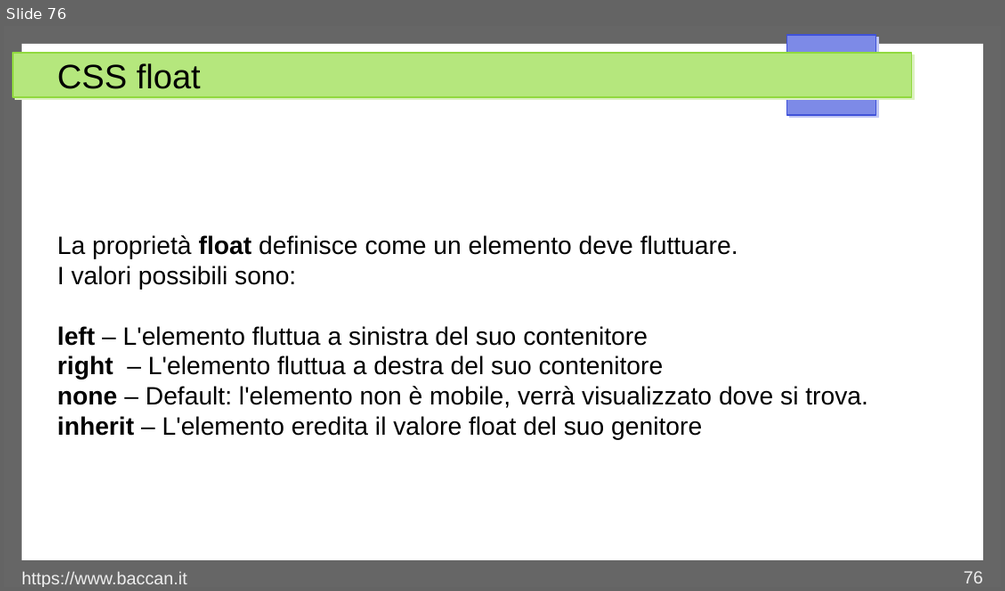
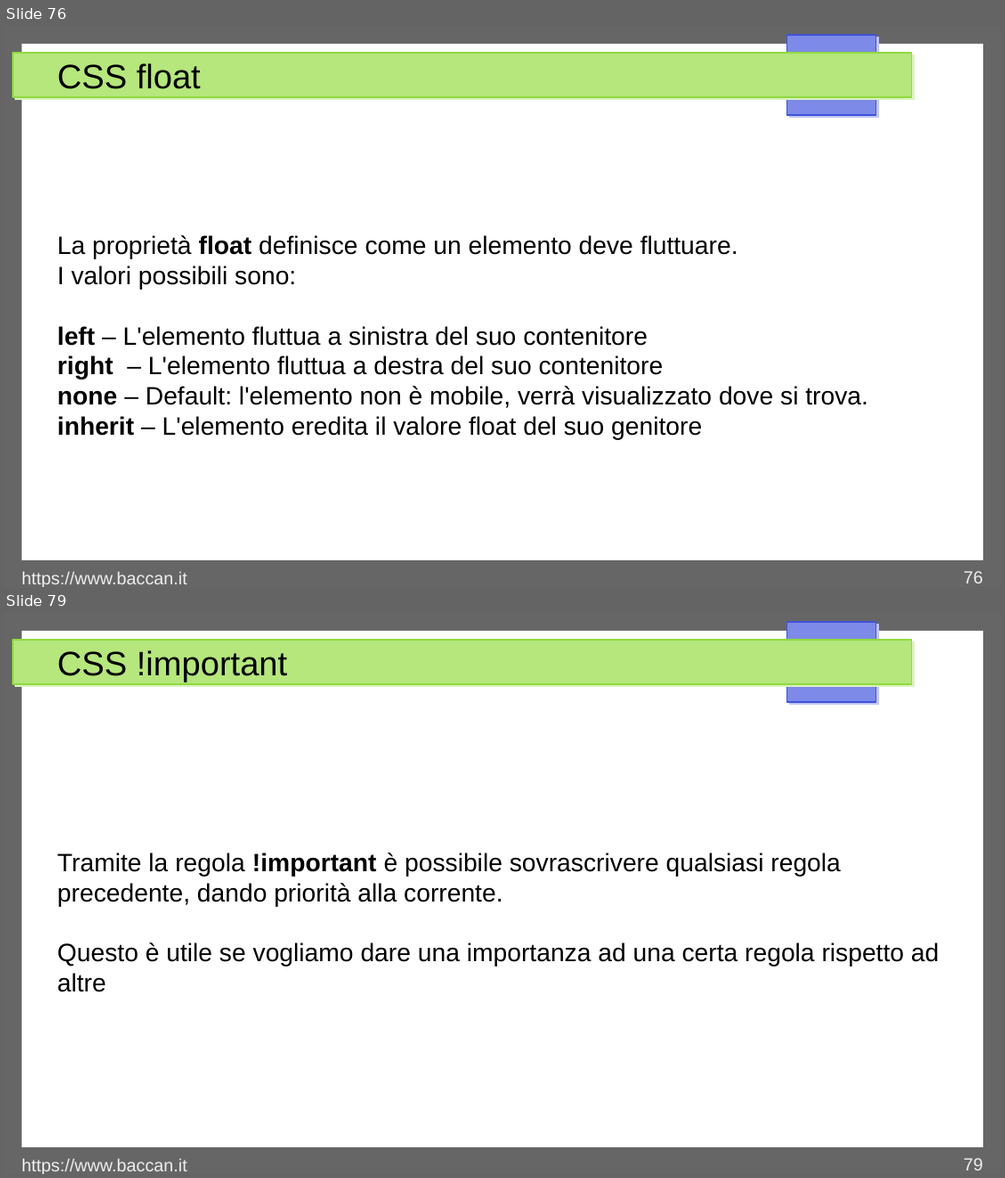
Before and after one commit to matteobaccan/CorsoCSS, a slide deck: Chapter_css.odp. Shown one above the other, each under a label of ours: slide 76 before the commit, slides 76 and 79 after it; the slides between them are not shown. The pictures are 1005x591 and 1005x1178 pixels, drawn with LibreOffice and Linux fonts; fonts in the diff are those of the drawing. Boxes give left, top, right and bottom in pixels: in the first picture for what was removed or moved away, otherwise in the second. Text is boxed around its words. In the diff, an @@ line names an element or a change of style, - is before the commit and + after.

Commit message:
Clear, align e !important

```diff
--- a/Chapter_css.odp
+++ b/Chapter_css.odp
@@ slide 79 added at (x1=4, y1=613, x2=1001, y2=1174), background #FFFFFF; not listed: 4 template elements that a slide beside it also shows @@
@@ title added at (x1=57, y1=650, x2=287, y2=682), 27 pt, text #000000 @@
+CSS !important
@@ text added at (x1=57, y1=852, x2=938, y2=992), 20 pt, text #000000 @@
+Tramite la regola !important è possibile sovrascrivere qualsiasi regola precedente, dando priorità alla corrente.
+Questo è utile se vogliamo dare una importanza ad una certa regola rispetto ad altre
@@ text added at (x1=22, y1=1158, x2=187, y2=1174), 14 pt, text #EEEEEE @@
+https://www.baccan.it
@@ page number added at (x1=963, y1=1158, x2=983, y2=1170), 14 pt, text #EEEEEE @@
+79
```
Also in this commit, not shown: 2 other slides added, 4 other files.
